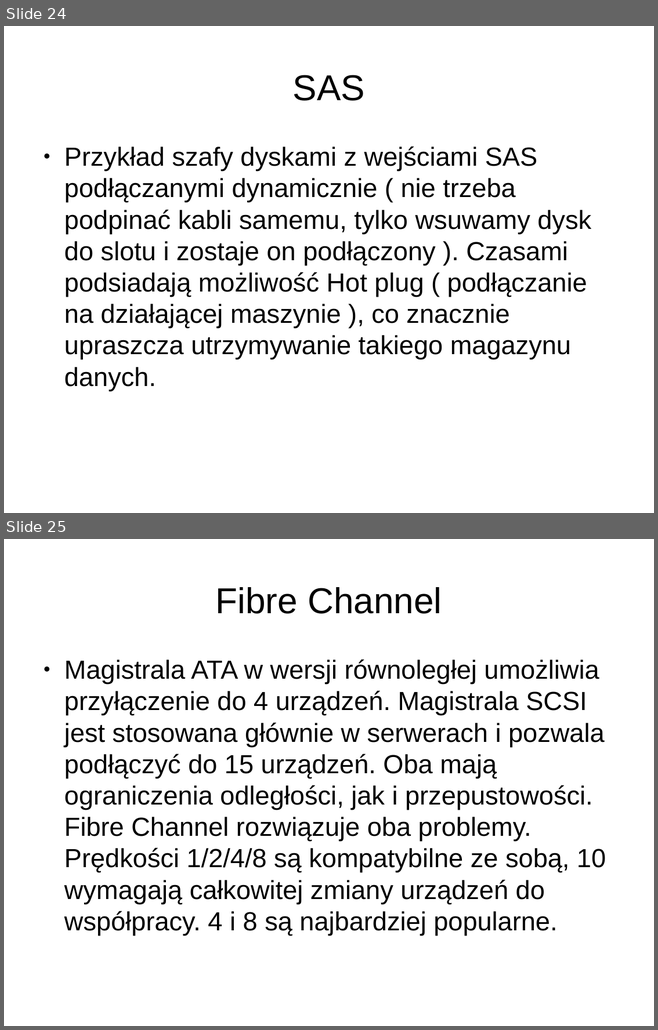
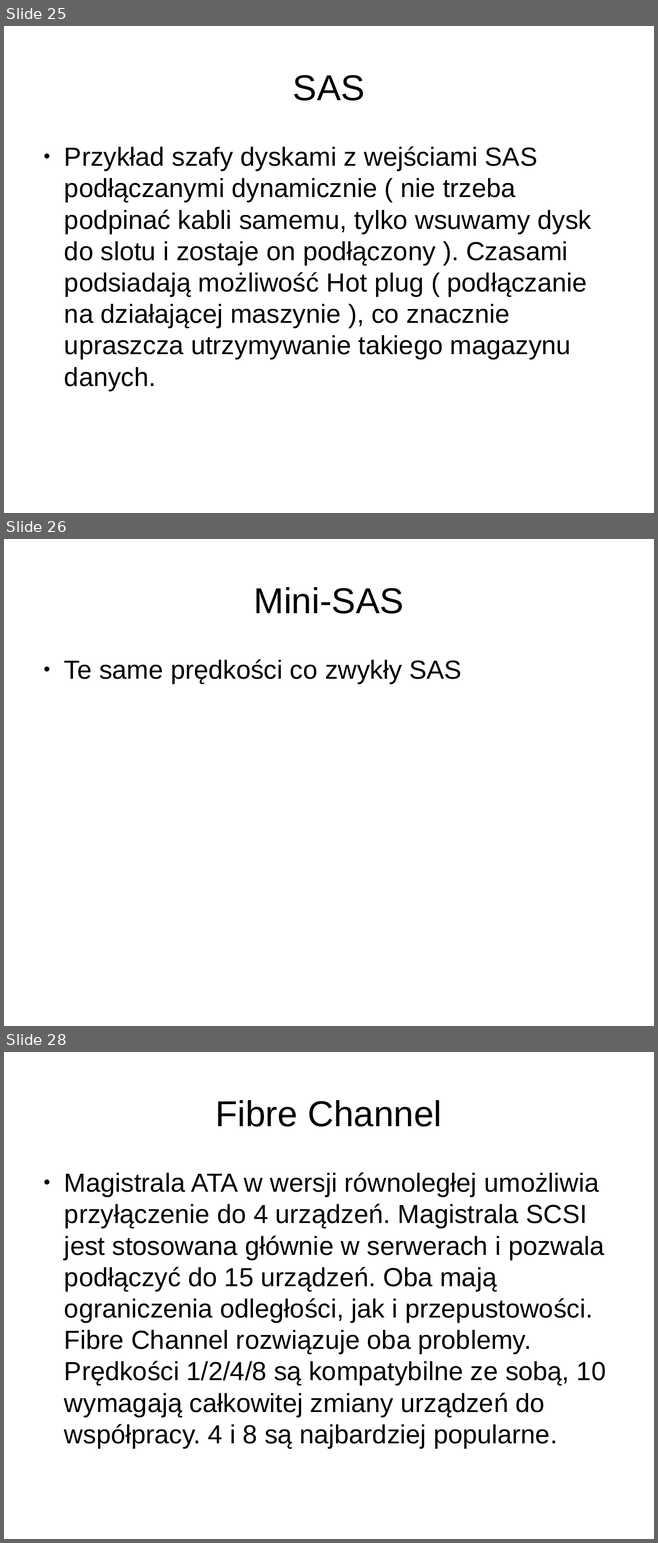
Before and after one commit to Lupa666/PUTDungeon, a slide deck: Magazyny_Danych_Dla_Nas.odp. Shown one above the other, each under a label of ours: slides 24 and 25 before the commit, slides 25, 26 and 28 after it; the slides between them are not shown. The pictures are 658x1030 and 658x1543 pixels, drawn with LibreOffice and Linux fonts; fonts in the diff are those of the drawing; background and template pictures are left out. Boxes give left, top, right and bottom in pixels: in the first picture for what was removed or moved away, otherwise in the second. Text is boxed around its words. In the diff, an @@ line names an element or a change of style, - is before the commit and + after.

```diff
--- a/Magazyny_Danych_Dla_Nas.odp
+++ b/Magazyny_Danych_Dla_Nas.odp
@@ slide 26 added at <box>4,539,654,1026</box>, background #FFFFFF @@
@@ title added at <box>253,587,404,614</box>, 44 pt, text #000000 @@
+Mini-SAS
@@ text added at <box>64,659,461,684</box>, 32 pt, text #000000 @@
+● Te same prędkości co zwykły SAS
@@ what was slide 24 is now slide 25 @@
@@ what was slide 25 is now slide 28 @@
```
Also in this commit, not shown: 1 slide changed, 5 other slides added, 6 slides removed.
